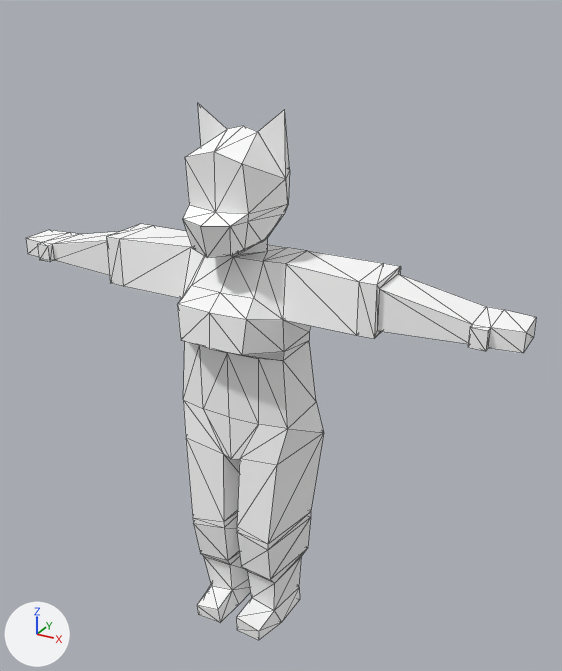
Before and after pictures for a commit that changed the glTF model player/model/player.glb.
Before and after are seen from a camera (50 mm lens) standing at (1.31, -2.13, 2.27) and looking at (0.1, 0.06, 1.18). Arrows for +X, +Y and +Z are at lower left; the lights stay in place. Mesh edges are drawn as thin lines. Vertices at the same position are counted once.

Before the edit, the objects in view are built like this:
```python
mat_material_005 = principled_material('Material.005')
mat_material_005.base_color = (1.0, 1.0, 1.0)  # white #ffffff
mat_material_005.roughness = 1.0
me_cube_005 = bpy.data.meshes.new('Cube.005')
me_cube_005.from_pydata(...)  # 220 vertices, 436 faces; spans x -0.94..0.94, y -0.25..0.16, z -0.84..1.11
me_cube_005.materials.append(mat_material_005)  # white #ffffff
ob_mercenary = bpy.data.objects.new('Mercenary', me_cube_005)
ob_mercenary.location = (0.0, 0.0, 0.84)
```
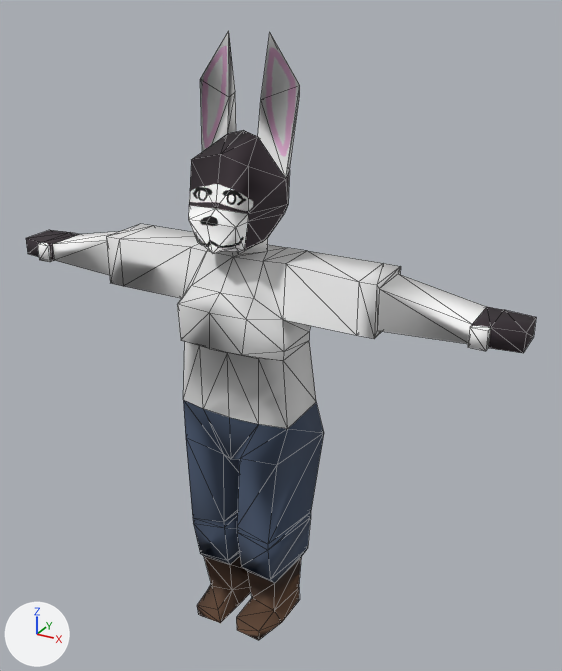
Commit message: Update player mesh to be rabbit

The change, as a list of edits to the scene's bpy script:
```text
Add img_player_albedo:
    img_player_albedo = load_image('player_albedo', '_unpacked/player_albedo', 1024, 1024, 'sRGB')
Change mat_material_005:
    remove mat_material_005.base_color = (1.0, 1.0, 1.0)  # white #ffffff
    add mat_material_005.texture = img_player_albedo
Change me_cube_005:
    used by ob_mercenary; location = (0.0, 0.0, 0.84)
    remove me_cube_005.from_pydata(...)  # 220 vertices, 436 faces; spans x -0.94..0.94, y -0.25..0.16, z -0.84..1.11
    add me_cube_005.from_pydata(...)  # 226 vertices, 448 faces; spans x -0.94..0.94, y -0.23..0.16, z -0.84..1.33
    me_cube_005 part 1
    3 vertices are removed from x -0.16..0.16, y -0.01..0.0, z 1.04..1.11
    10 faces are deleted
    4 vertices in x -0.07..0.07, y -0.25..-0.2, z 0.68..0.79 move by (0.0, 0.03, 0.01)
    3 vertices in x -0.09..0.09, y -0.22..-0.16, z 0.8..1.0 move by (0.0, 0.03, -0.01)
    6 vertices move from x -0.1..0.1, y -0.17..0.16, z 0.82..1.05 to x -0.1..0.1, y -0.17..0.16, z 0.83..1.04
    9 vertices are added at x -0.18..0.18, y 0.0..0.15, z 1.02..1.33
    22 new faces join them
    me_cube_005 part 2: the surface is now shaded smooth
```

What differs and where, as boxes (x1, y1, x2, y2) in the pictures (562 x 671 px):
'Mercenary', surface changed, reshaped (13% taller)
    before: (26, 103, 536, 640)
    after: (26, 31, 536, 640)
part 1 of me_cube_005, built on
    before: (183, 103, 290, 258)
    after: (189, 31, 300, 253)
